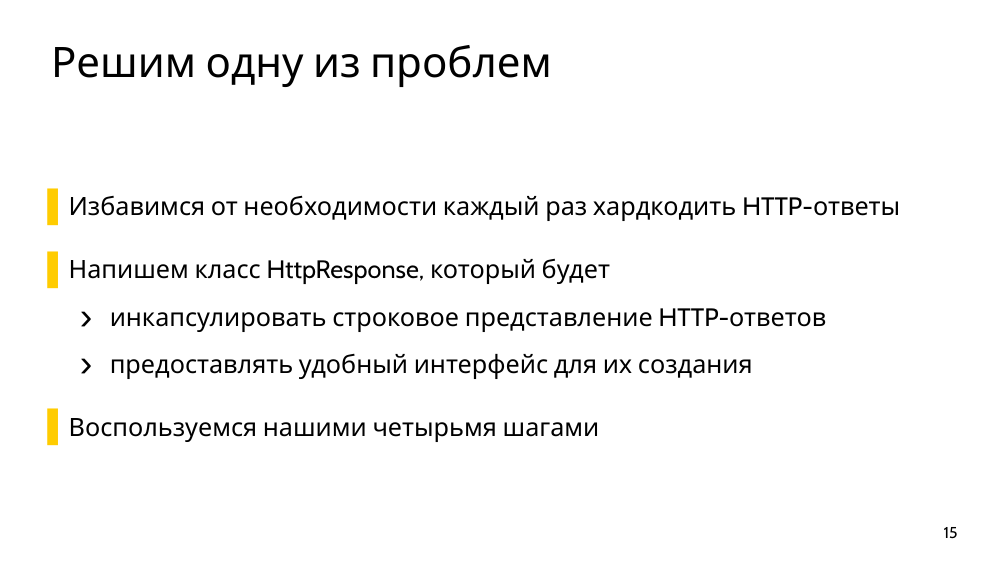
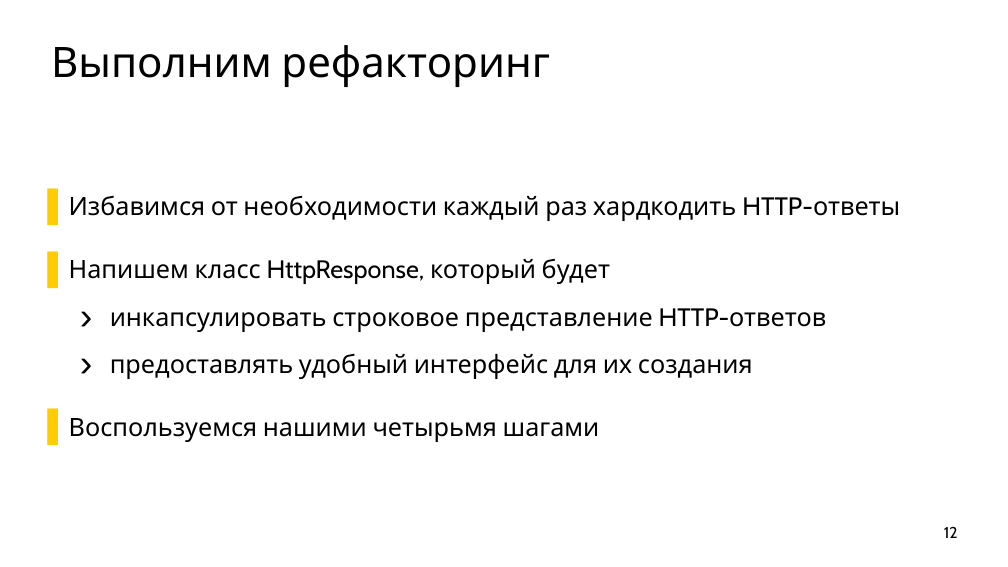
Before and after one commit to ishfb/secr2017, a slide deck: slide 12 of slides.pptx (slide 15 before the commit). Drawn at 1008x567 pixels with LibreOffice and Linux fonts; fonts in the diff are those of the drawing. Boxes give left, top, right and bottom in pixels: in the first picture for what was removed or moved away, otherwise in the second. Text is boxed around its words. In the diff, an @@ line names an element or a change of style, - is before the commit and + after.

```diff
--- a/slides.pptx
+++ b/slides.pptx
@@ title at (51, 45, 550, 87): text changed @@
-Решим одну из проблем
+Выполним рефакторинг
@@ page number at (944, 526, 958, 538): text changed @@
-15
+12
```
Also in this commit, not shown: 1 other slide changed, 5 slides removed, 1 other file.
